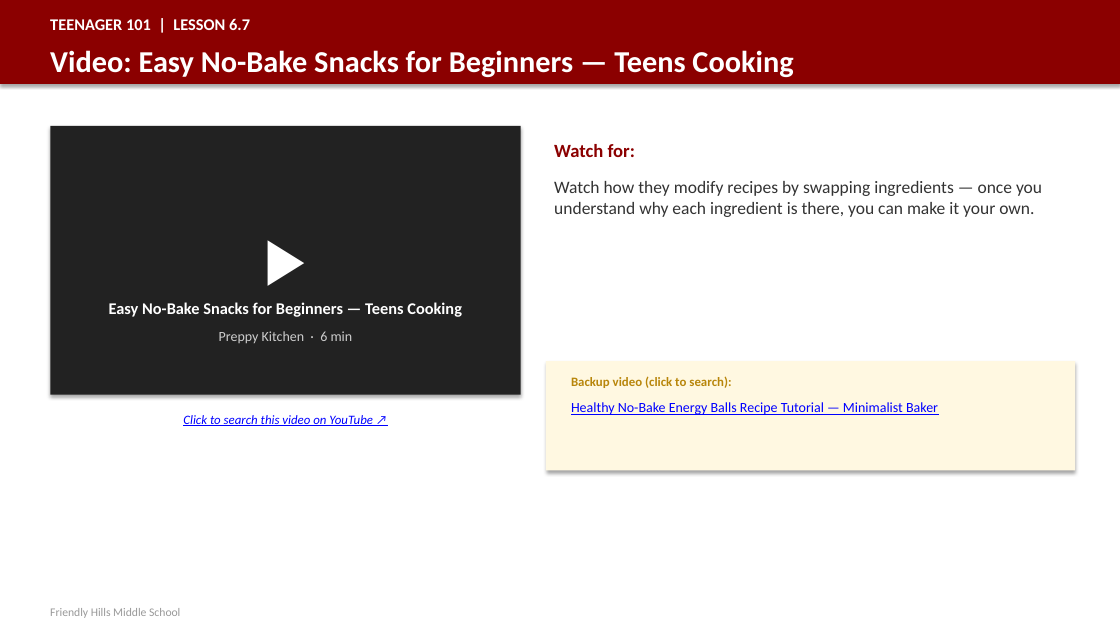
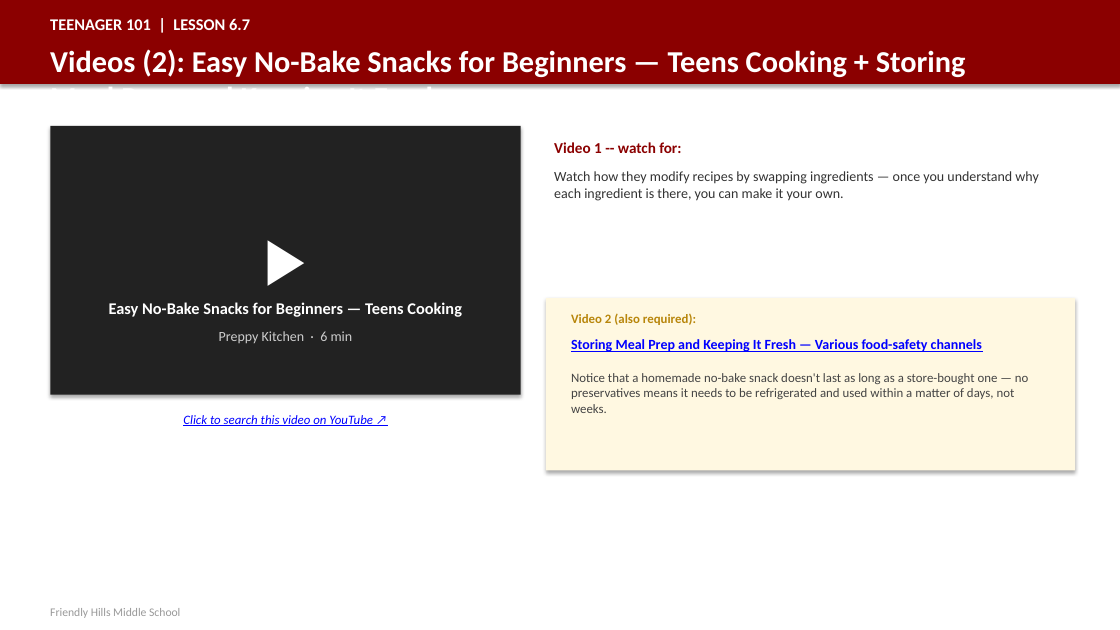
Before and after one commit to milesclawson/test-repo, a slide deck: slide 204 of downloads/teenager101_teacher_slides.pptx. Drawn at 1120x630 pixels with LibreOffice and Linux fonts; fonts in the diff are those of the drawing. Boxes give left, top, right and bottom in pixels: in the first picture for what was removed or moved away, otherwise in the second. Text is boxed around its words. In the diff, an @@ line names an element or a change of style, - is before the commit and + after.

```diff
--- a/downloads/teenager101_teacher_slides.pptx
+++ b/downloads/teenager101_teacher_slides.pptx
@@ text at <box>50,49,966,88</box>: text changed @@
-Video: Easy No-Bake Snacks for Beginners — Teens Cooking
+Videos (2): Easy No-Bake Snacks for Beginners — Teens Cooking + Storing Meal Prep and Keeping It Fresh
@@ text at <box>554,142,681,153</box>: text changed; size 16 to 13 pt @@
-Watch for:
+Video 1 -- watch for:
@@ text "Watch how they modify recipes ...": place and size @@
-text "Watch how they modify recipes ..." at <box>554,181,1042,217</box>
+text "Watch how they modify recipes ..." at <box>554,171,1038,201</box>
@@ text "Watch how they modify recipes ..." at <box>554,171,1038,201</box>: size 15 to 12 pt @@
@@ rectangle: place and size @@
-rectangle at <box>546,361,1075,471</box>
+rectangle at <box>546,298,1075,471</box>
@@ text at <box>571,313,696,325</box>: text changed @@
-Backup video (click to search):
+Video 2 (also required):
@@ text at <box>571,339,982,352</box>: text changed; bold on @@
-Healthy No-Bake Energy Balls Recipe Tutorial — Minimalist Baker
+Storing Meal Prep and Keeping It Fresh — Various food-safety channels
@@ text added at <box>571,373,1029,413</box>, 11 pt, text #444444 @@
+Notice that a homemade no-bake snack doesn't last as long as a store-bought one — no preservatives means it needs to be refrigerated and used within a matter of days, not weeks.
```
Also in this commit, not shown: 6 other slides changed, 1 other file.
